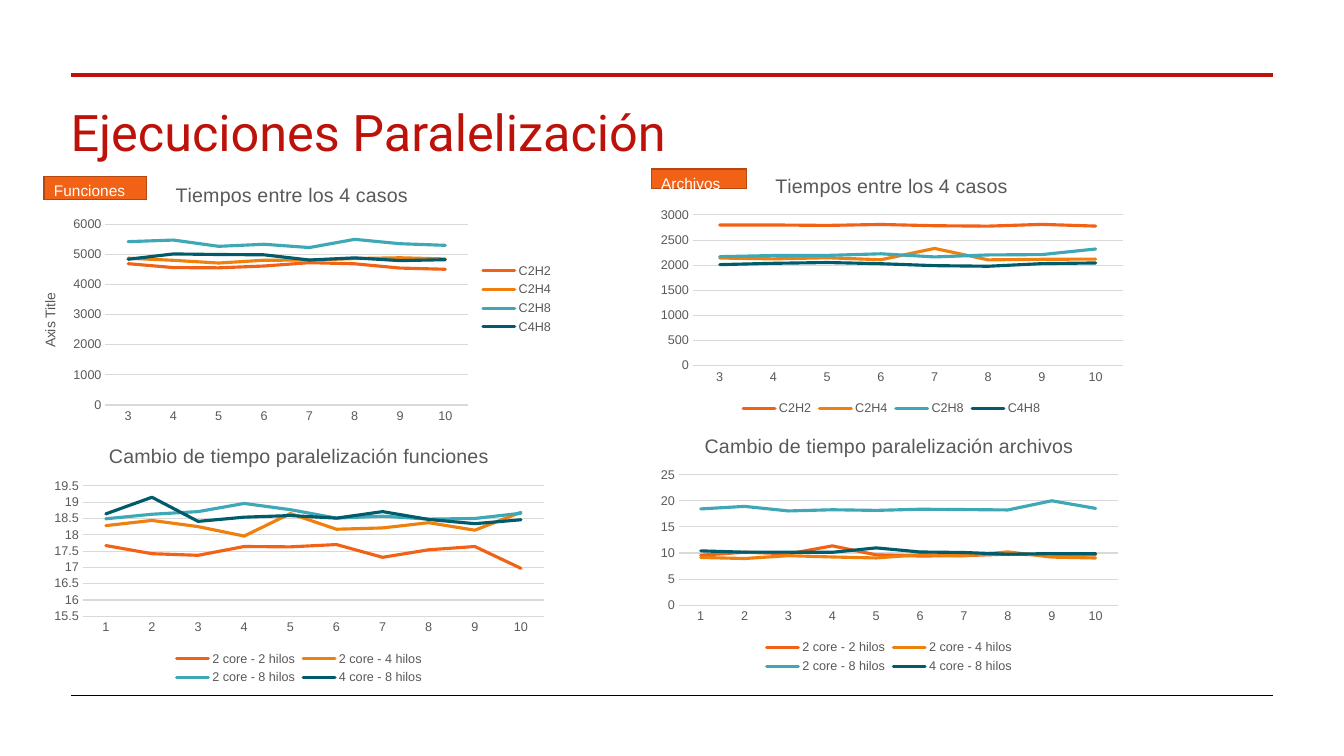
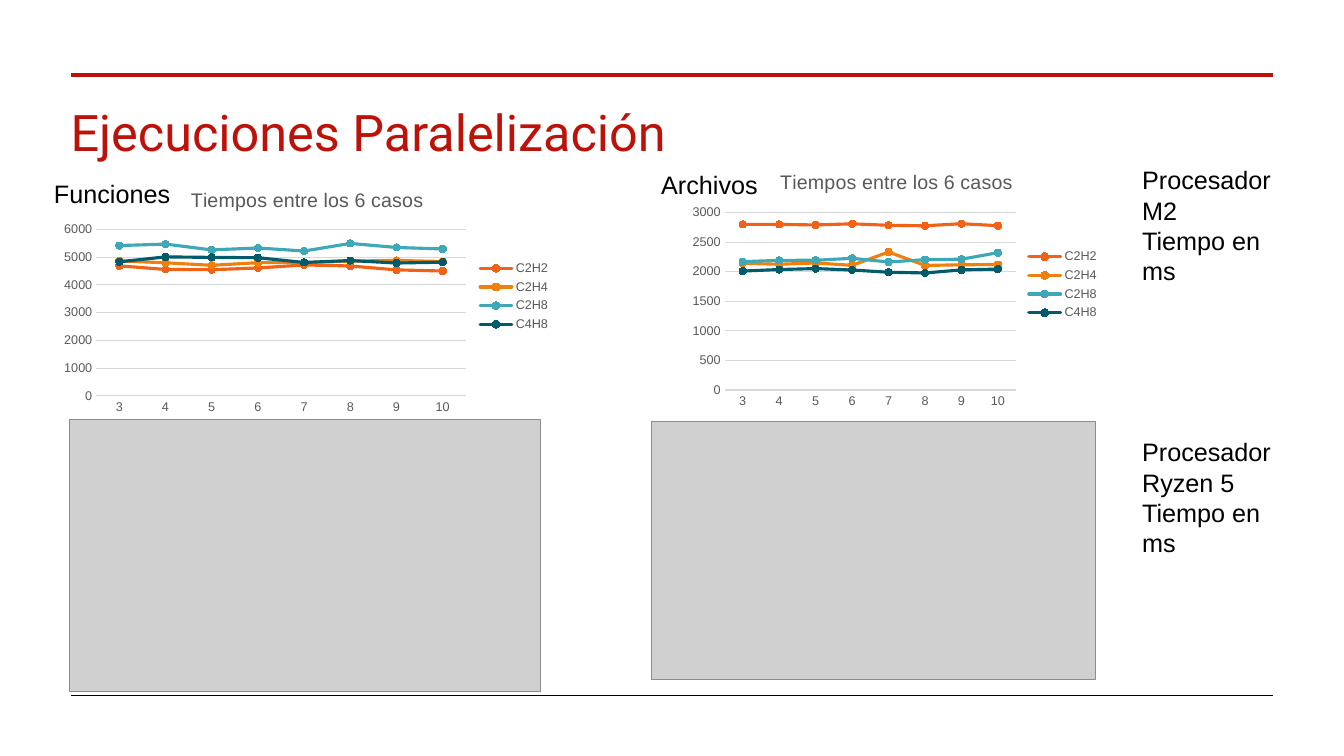
Before and after one commit to mp4402/proyecto-Threads, a slide deck: slide 4 of Presentacion_Resultados.pptx. Drawn at 1344x756 pixels with LibreOffice and Linux fonts; fonts in the diff are those of the drawing; grey boxes stand for pictures. Boxes give left, top, right and bottom in pixels: in the first picture for what was removed or moved away, otherwise in the second. Text is boxed around its words. In the diff, an @@ line names an element or a change of style, - is before the commit and + after.

```diff
--- a/Presentacion_Resultados.pptx
+++ b/Presentacion_Resultados.pptx
@@ text "Funciones" at (54,184,170,204): size 11 to 18 pt, text colour #FFFFFF to #000000; fill #F26216 to none; outline #B34910 1 pt to none @@
@@ text "Funciones": place and size @@
-text "Funciones" at (44,176,147,200)
+text "Funciones" at (54,184,170,204)
@@ line chart at (54,173,561,420) @@
@@ title "Tiempos entre los 4 casos " to "Tiempos entre los 6 casos " @@
@@ line chart: place and size @@
-line chart at (20,169,564,430)
+line chart at (54,173,561,420)
@@ text "Archivos": place and size @@
-text "Archivos" at (651,169,747,190)
+text "Archivos" at (661,175,758,195)
@@ text "Archivos" at (661,175,758,195): size 11 to 18 pt, text colour #FFFFFF to #000000; fill #F26216 to none; outline #B34910 1 pt to none @@
@@ line chart at (685,155,1110,413) @@
@@ title "Tiempos entre los 4 casos " to "Tiempos entre los 6 casos " @@
@@ legend changed @@
@@ line chart: place and size @@
-line chart at (651,159,1132,419)
+line chart at (685,155,1110,413)
@@ text added at (1142,170,1271,553), 18 pt, text #000000 @@
+Procesador M2
+Tiempo en ms
+Procesador Ryzen 5
+Tiempo en ms
@@ picture added at (70,419,540,692) @@
@@ line chart removed at (651,419,1127,678) @@
-title "Cambio de tiempo paralelización archivos "
-categories: 1, 2, 3, 4, 5, 6, 7, 8, 9, 10
-2 core - 2 hilos: 9.6, 10.2, 9.8, 11.4, 9.6, 9.4, 9.5, 9.8, 9.6, 9.7
-2 core - 4 hilos: 9.2, 8.9, 9.5, 9.2, 9.1, 9.7, 9.5, 10.2, 9.2, 9
-2 core - 8 hilos: 18.5, 18.9, 18.1, 18.3, 18.2, 18.4, 18.3, 18.3, 20, 18.6
-4 core - 8 hilos: 10.4, 10.2, 10.2, 10.1, 11, 10.2, 10.1, 9.8, 9.9, 9.9
@@ line chart removed at (44,430,555,690) @@
-title "Cambio de tiempo paralelización funciones "
-categories: 1, 2, 3, 4, 5, 6, 7, 8, 9, 10
-2 core - 2 hilos: 17.7, 17.4, 17.4, 17.6, 17.6, 17.7, 17.3, 17.5, 17.6, 17
-2 core - 4 hilos: 18.3, 18.4, 18.2, 18, 18.6, 18.2, 18.2, 18.4, 18.1, 18.7
-2 core - 8 hilos: 18.5, 18.6, 18.7, 19, 18.8, 18.5, 18.6, 18.5, 18.5, 18.7
-4 core - 8 hilos: 18.6, 19.1, 18.4, 18.5, 18.6, 18.5, 18.7, 18.5, 18.3, 18.5
@@ picture added at (651,421,1095,680) @@
```
Also in this commit, not shown: 4 other slides changed, 1 other file.
